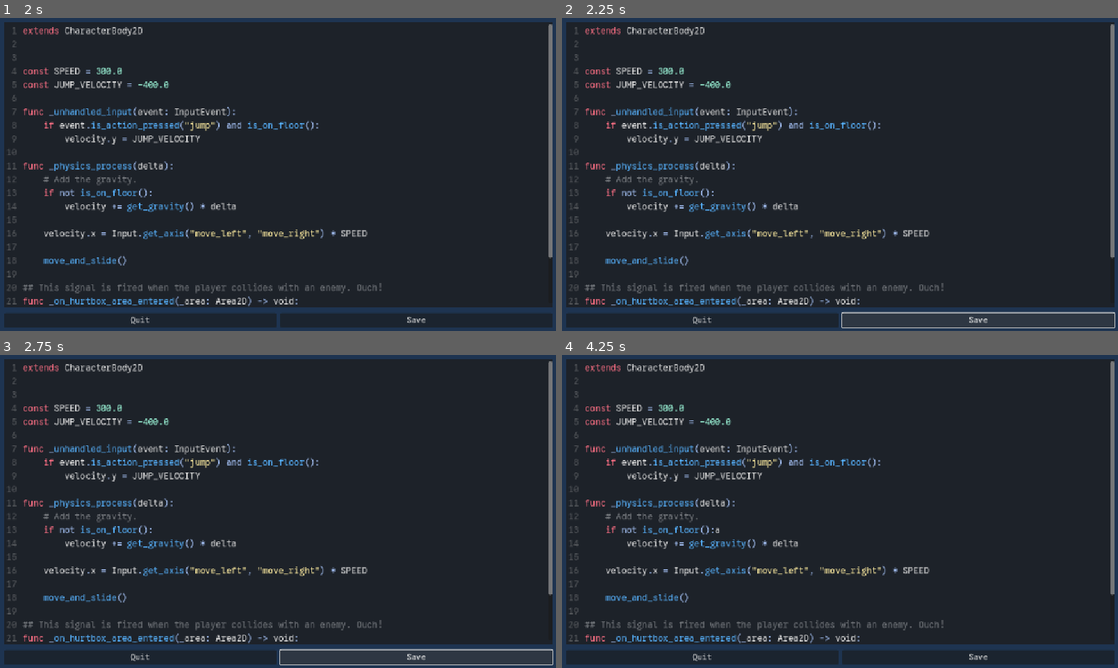
Above: before the commit, frames 1-4 (two rows, left to right).
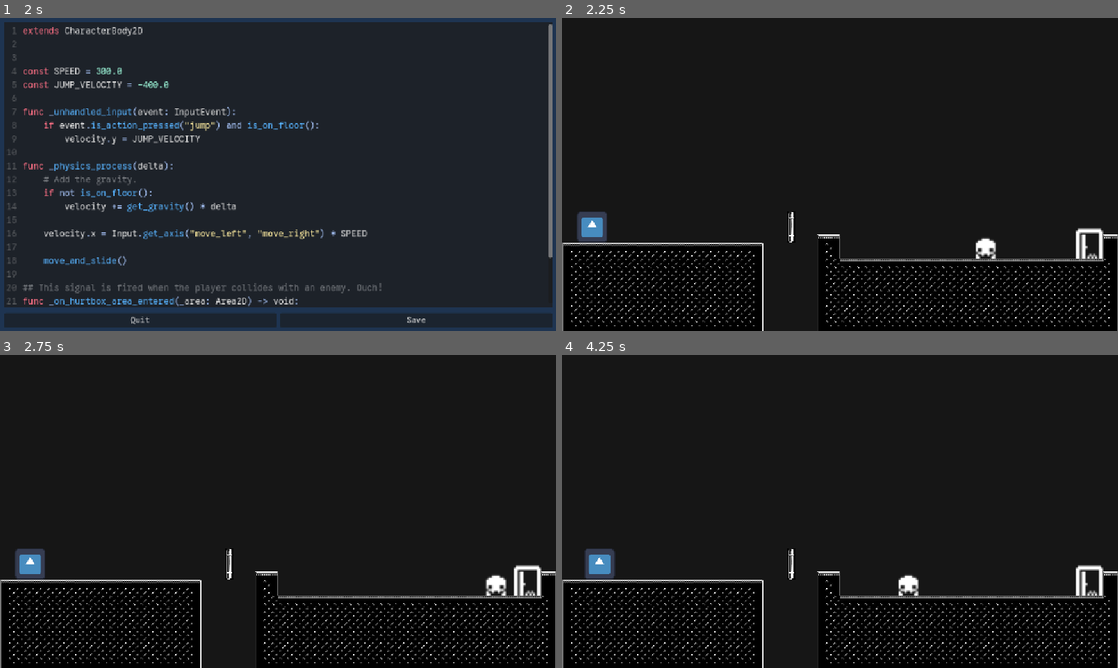
Above: after the commit, the same moments.

Repository: weedleeedle/self-coding-game-prototype
Game: Godot game, scene res://scene/title/title.tscn
The game is run twice, just before and just after one commit, with the same random seed, the same clock (stepped at 60 frames per second) and the same inputs. The engine's default icon, where the game draws it, is replaced by a stand-in: a white triangle on a blue panel in a dark square.
Inputs (mouse positions are in pixels of both pictures, inside the frame that each line leads up to):
- Up to frame 1 (2 s): click "Play Platformer Level" at 0.5 s; move the mouse to (27, 227) at 1.27 s; press the mouse at (27, 227) at 1.28 s; hold D (move_right) from 1.28 s (still down); tap Space (jump) at 1.52 s
- Up to frame 2 (2.25 s): release D (move_right) at 2 s; release the mouse at (589, 227) at 2 s; click "Save" at 2 s
- Up to frame 3 (2.75 s): no input
- Up to frame 4 (4.25 s): move the mouse to (728, 527) at 2.77 s; hold D (move_right) 2.78-3.53 s; click (728, 527) at 2.85 s; move the mouse to (895, 442) at 3.52 s; press the mouse at (895, 442) at 3.53 s; hold A (move_left) from 3.53 s (still down)

Frame 1 is identical in both runs. In frame 2, 32% of the frame differs, in the area x 0-100%, y 0-100%; in frame 3, 32%; in frame 4, 32%.
Error before the commit: Cannot call method 'hide' on a null value. (res://components/code_editor/code_editor.gd:41)

Commit message:
Okay I forgot to include the .tscn file, whoopsies.

Diff:
--- a/godot/components/code_editor/code_editor.tscn
+++ b/godot/components/code_editor/code_editor.tscn
@@ -38,8 +38,16 @@
 syntax_highlighter = SubResource("SyntaxHighlighter_gqbsp")
 gutters_draw_line_numbers = true
 code_completion_enabled = true
+indent_use_spaces = true
 indent_automatic = true
 auto_brace_completion_enabled = true
+
+[node name="ErrorDescriptor" type="Label" parent="MarginContainer/VBoxContainer"]
+unique_name_in_owner = true
+visible = false
+layout_mode = 2
+theme_override_colors/font_color = Color(1, 0.5023, 0.43551, 1)
+text = "AAAAAAAAAA"
 
 [node name="HBoxContainer" type="HBoxContainer" parent="MarginContainer/VBoxContainer"]
 layout_mode = 2
